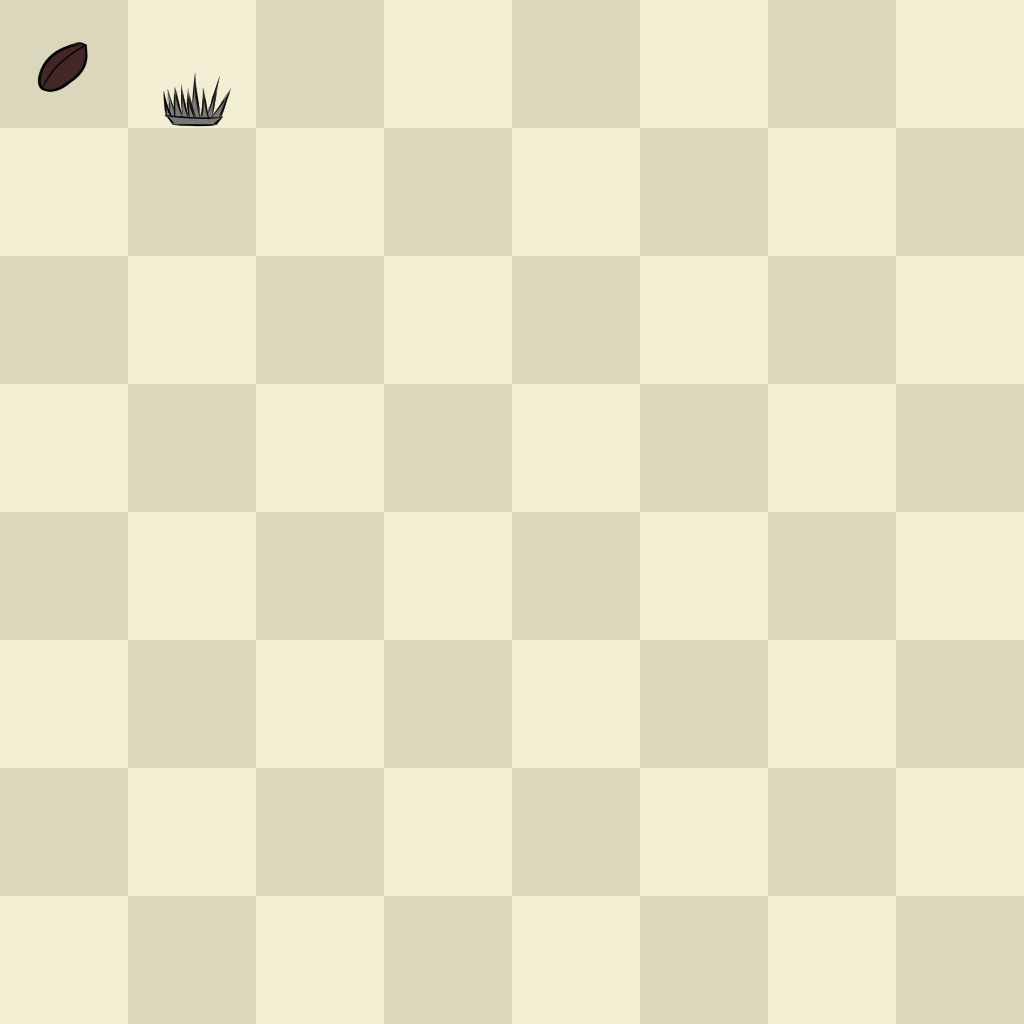
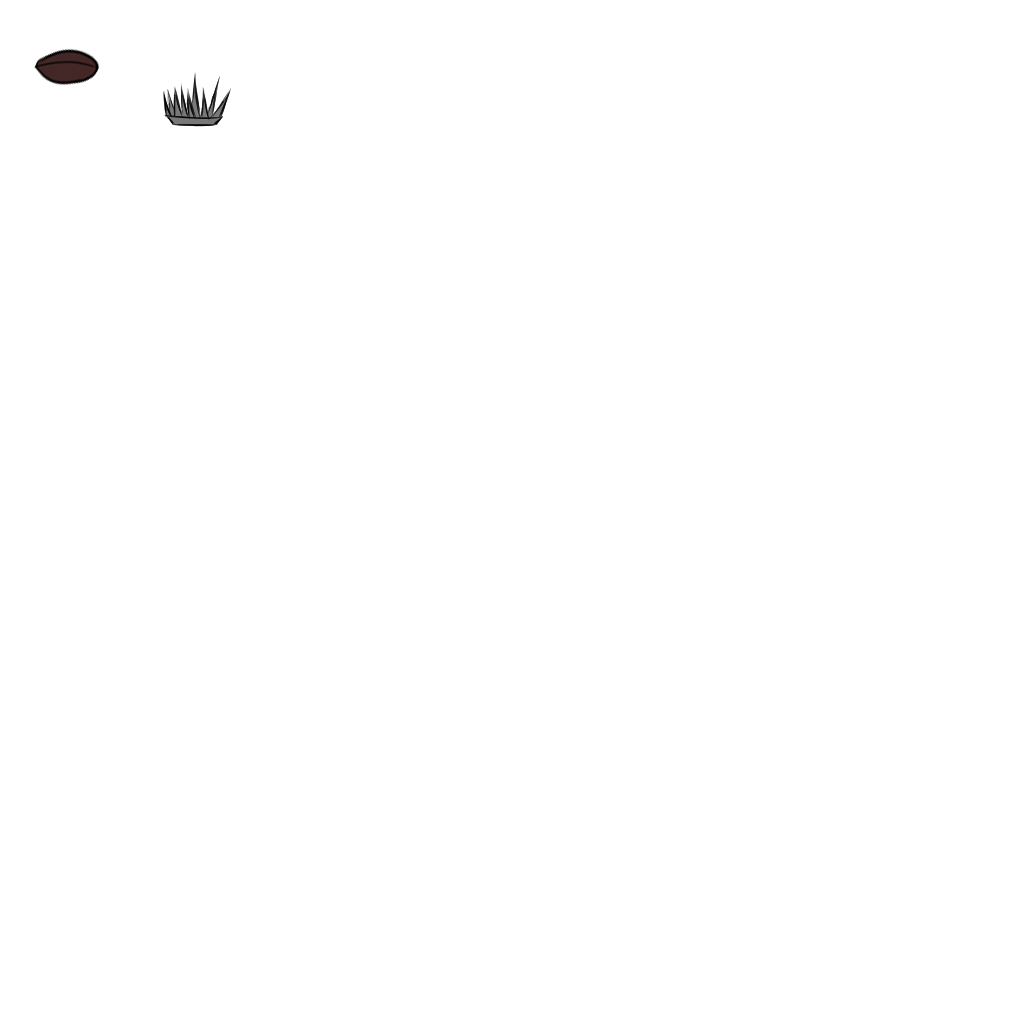
Revision of a layered 1024 × 1024 image; what changed, layer by layer:
added layer "Copy of Source Layers Merged" above "Source Layers" over [left=0, top=0, right=320, bottom=128]
moved "Lineart" into group "Source Layers" over [left=0, top=0, right=320, bottom=128]
moved "Cores" into group "Source Layers" over [left=0, top=0, right=256, bottom=128]
hid "Spritesheet-Template.png" over [left=0, top=0, right=1024, bottom=1024]
